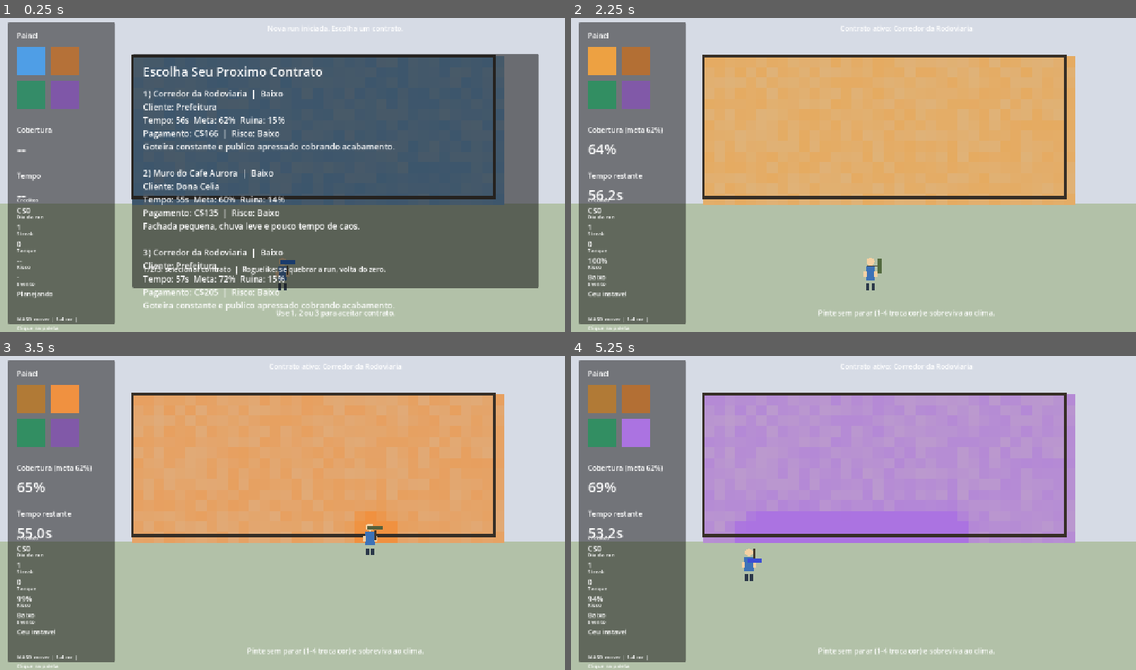
Above: before the commit, frames 1-4 (two rows, left to right).
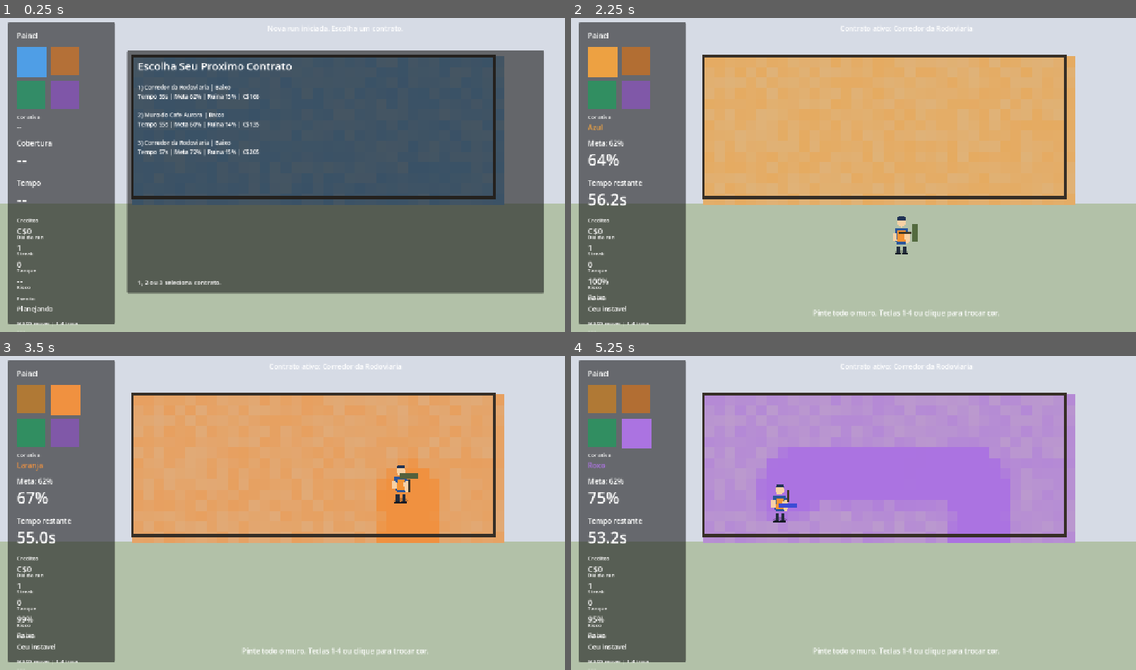
Above: after the commit, the same moments.

Repository: febiscaro/jogo
Game: Godot game, scene res://scenes/main.tscn
Two runs of this game, one before a commit and one after it. Both use one fixed random seed, a clock stepped at 60 frames per second and the inputs below.
Inputs (mouse positions are in pixels of both pictures, inside the frame that each line leads up to):
- Up to frame 1 (0.25 s): no input
- Up to frame 2 (2.25 s): tap Enter at 0.5, 1.35, 2 s; move the mouse to (977, 156) at 0.52 s; hold Right (ui_right) 0.53-1.28 s; tap R at 0.6 s; click (977, 156) at 0.67 s; tap Space at 0.77, 1.25, 1.52 s; move the mouse to (740, 187) at 1.27 s; hold Down (ui_down) 1.28-2.03 s; click (740, 187) at 1.42 s; move the mouse to (910, 102) at 2.02 s; hold Right (ui_right) from 2.03 s (still down); tap 1 at 2.1 s; click (910, 102) at 2.17 s
- Up to frame 3 (3.5 s): move the mouse to (254, 575) at 2.77 s; release Right (ui_right) at 2.78 s; hold Up (ui_up) from 2.78 s (still down); tap 2 at 2.85 s; click (254, 575) at 2.92 s; tap Space at 3.02 s
- Up to frame 4 (5.25 s): move the mouse to (1023, 560) at 3.52 s; release Up (ui_up) at 3.53 s; hold Left (ui_left) 3.53-5.03 s; tap 3 at 3.6 s; click (1023, 560) at 3.67 s; tap Space at 3.77, 4.52 s; move the mouse to (684, 462) at 4.27 s; tap 4 at 4.35 s; click (684, 462) at 4.42 s; move the mouse to (881, 509) at 5.02 s; hold Down (ui_down) from 5.03 s (still down); tap R at 5.1 s; click (881, 509) at 5.17 s

The runs differ from the first frame. In frame 1, 11% of the frame differs, in the area x 3-97%, y 9-100%; in frame 2, 2.4%; in frame 3, 4.4%; in frame 4, 11%.

Commit message:
fix: organiza UI, corrige paleta e libera pintura total

Diff:
--- a/scenes/player.tscn
+++ b/scenes/player.tscn
@@ -3,51 +3,81 @@
 [ext_resource type="Script" path="res://scripts/player.gd" id="1_3v80g"]
 
 [sub_resource type="CircleShape2D" id="CircleShape2D_a7yob"]
-radius = 16.0
+radius = 15.0
 
 [node name="Player" type="CharacterBody2D"]
-move_bounds = Rect2(250, 430, 840, 220)
+move_bounds = Rect2(260, 130, 820, 520)
 script = ExtResource("1_3v80g")
 
-[node name="Body" type="Polygon2D" parent="."]
-position = Vector2(0, -8)
-color = Color(0.24, 0.45, 0.72, 1)
-polygon = PackedVector2Array(-11, -16, 11, -16, 11, 15, -11, 15)
+[node name="Shadow" type="Polygon2D" parent="."]
+position = Vector2(0, 28)
+color = Color(0, 0, 0, 0.2)
+polygon = PackedVector2Array(-16, 0, -12, 4, 0, 6, 12, 4, 16, 0, 12, -4, 0, -6, -12, -4)
+
+[node name="Torso" type="Polygon2D" parent="."]
+position = Vector2(0, -9)
+color = Color(0.17, 0.34, 0.61, 1)
+polygon = PackedVector2Array(-14, -18, 14, -18, 16, 6, 10, 18, -10, 18, -16, 6)
+
+[node name="Vest" type="Polygon2D" parent="."]
+position = Vector2(0, -6)
+color = Color(0.96, 0.58, 0.2, 1)
+polygon = PackedVector2Array(-8, -14, 8, -14, 9, 10, -9, 10)
 
 [node name="Head" type="Polygon2D" parent="."]
-position = Vector2(0, -34)
-color = Color(0.96, 0.82, 0.64, 1)
-polygon = PackedVector2Array(0, -9, 7, -6, 9, 0, 7, 6, 0, 9, -7, 6, -9, 0, -7, -6)
+position = Vector2(0, -40)
+color = Color(0.97, 0.82, 0.65, 1)
+polygon = PackedVector2Array(0, -10, 7, -8, 10, -2, 10, 4, 6, 9, 0, 11, -6, 9, -10, 4, -10, -2, -7, -8)
+
+[node name="Cap" type="Polygon2D" parent="."]
+position = Vector2(0, -47)
+color = Color(0.13, 0.2, 0.33, 1)
+polygon = PackedVector2Array(-10, 2, 10, 2, 7, -6, -7, -6)
 
 [node name="ArmLeft" type="Polygon2D" parent="."]
-position = Vector2(-12, -12)
-color = Color(0.96, 0.82, 0.64, 1)
-polygon = PackedVector2Array(-4, -2, 4, -2, 4, 12, -4, 12)
+position = Vector2(-15, -12)
+color = Color(0.97, 0.82, 0.65, 1)
+polygon = PackedVector2Array(-4, -4, 4, -4, 5, 14, -5, 14)
 
 [node name="ArmRight" type="Polygon2D" parent="."]
-position = Vector2(12, -12)
-color = Color(0.96, 0.82, 0.64, 1)
-polygon = PackedVector2Array(-4, -2, 4, -2, 4, 12, -4, 12)
+position = Vector2(14, -14)
+color = Color(0.97, 0.82, 0.65, 1)
+polygon = PackedVector2Array(-4, -4, 4, -4, 5, 18, -5, 18)
 
 [node name="LegLeft" type="Polygon2D" parent="."]
-position = Vector2(-6, 14)
-color = Color(0.17, 0.22, 0.29, 1)
+position = Vector2(-7, 14)
+color = Color(0.14, 0.18, 0.24, 1)
 polygon = PackedVector2Array(-4, 0, 4, 0, 4, 16, -4, 16)
 
 [node name="LegRight" type="Polygon2D" parent="."]
-position = Vector2(6, 14)
-color = Color(0.17, 0.22, 0.29, 1)
+position = Vector2(7, 14)
+color = Color(0.14, 0.18, 0.24, 1)
 polygon = PackedVector2Array(-4, 0, 4, 0, 4, 16, -4, 16)
 
+[node name="BootLeft" type="Polygon2D" parent="."]
+position = Vector2(-7, 30)
+color = Color(0.08, 0.1, 0.14, 1)
+polygon = PackedVector2Array(-6, 0, 6, 0, 8, 4, -8, 4)
+
+[node name="BootRight" type="Polygon2D" parent="."]
+position = Vector2(7, 30)
+color = Color(0.08, 0.1, 0.14, 1)
+polygon = PackedVector2Array(-6, 0, 6, 0, 8, 4, -8, 4)
+
+[node name="RollerArm" type="Polygon2D" parent="."]
+position = Vector2(9, -11)
+color = Color(0.97, 0.82, 0.65, 1)
+polygon = PackedVector2Array(-4, -3, 4, -3, 8, 18, 1, 19)
+
 [node name="Roller" type="Polygon2D" parent="."]
-position = Vector2(12, -24)
-color = Color(0.27, 0.22, 0.17, 1)
-polygon = PackedVector2Array(-2, 20, 2, 20, 2, -2, -2, -2)
+position = Vector2(18, -16)
+color = Color(0.26, 0.22, 0.16, 1)
+polygon = PackedVector2Array(-2, 24, 2, 24, 2, -4, -2, -4)
 
 [node name="Foam" type="Polygon2D" parent="Roller"]
-position = Vector2(0, -4)
+position = Vector2(0, -6)
 color = Color(0.35, 0.66, 0.95, 1)
-polygon = PackedVector2Array(-17, 0, 17, 0, 17, -10, -17, -10)
+polygon = PackedVector2Array(-20, 0, 20, 0, 20, -12, -20, -12)
 
 [node name="CollisionShape2D" type="CollisionShape2D" parent="."]
 shape = SubResource("CircleShape2D_a7yob")
--- a/scripts/game.gd
+++ b/scripts/game.gd
@@ -36,6 +36,7 @@
 
 var _palette: Array[Color] = []
 var _selected_color_index: int = 0
+var color_value: Label
 
 var money_value: Label
 var day_value: Label
@@ -103,6 +104,15 @@
 		_process_contract(delta)
 	elif _state == STATE_RUN_OVER:
 		queue_redraw()
+
+
+func _input(event: InputEvent) -> void:
+	if _state != STATE_IN_CONTRACT:
+		return
+	if event is InputEventMouseButton:
+		var mouse_event = event as InputEventMouseButton
+		if mouse_event.button_index == MOUSE_BUTTON_LEFT and mouse_event.pressed:
+			_pick_color_by_mouse(mouse_event.position)
 
 
 func _unhandled_input(event: InputEvent) -> void:
@@ -132,11 +142,6 @@
 		):
 			_start_new_run()
 
-	if event is InputEventMouseButton:
-		var mouse_event = event as InputEventMouseButton
-		if mouse_event.button_index == MOUSE_BUTTON_LEFT and mouse_event.pressed and _state == STATE_IN_CONTRACT:
-			_pick_color_by_mouse(mouse_event.position)
-
 
 func _draw() -> void:
 	for drop in _drops:
@@ -154,35 +159,53 @@
 
 func _setup_ui() -> void:
 	title_label.text = "Painel"
+	sidebar.self_modulate = Color(0.94, 0.95, 0.96, 0.98)
+	coverage_title.offset_top = 262.0
+	coverage_title.offset_bottom = 284.0
+	coverage_value.offset_top = 286.0
+	coverage_value.offset_bottom = 334.0
+	coverage_value.add_theme_font_size_override("font_size", 36)
+	time_title.offset_top = 352.0
+	time_title.offset_bottom = 374.0
+	time_value.offset_top = 376.0
+	time_value.offset_bottom = 424.0
+	time_value.add_theme_font_size_override("font_size", 36)
 	help_label.layout_mode = 0
 	help_label.offset_left = 20.0
-	help_label.offset_top = 664.0
+	help_label.offset_top = 674.0
 	help_label.offset_right = 180.0
 	help_label.offset_bottom = 698.0
 	help_label.add_theme_font_size_override("font_size", 12)
 	help_label.autowrap_mode = TextServer.AUTOWRAP_WORD_SMART
-	help_label.text = "WASD mover | 1-4 cor | Clique na paleta"
-
-	money_value = _ensure_stat_label("MoneyValue", 20.0, 414.0, 180.0, 438.0, 17)
-	day_value = _ensure_stat_label("DayValue", 20.0, 452.0, 180.0, 476.0, 17)
-	streak_value = _ensure_stat_label("StreakValue", 20.0, 490.0, 180.0, 514.0, 17)
-	paint_value = _ensure_stat_label("PaintValue", 20.0, 528.0, 180.0, 552.0, 17)
-	risk_value = _ensure_stat_label("RiskValue", 20.0, 566.0, 180.0, 590.0, 15)
-	event_value = _ensure_stat_label("EventValue", 20.0, 604.0, 180.0, 628.0, 15)
-
-	_ensure_stat_label("MoneyTitle", 20.0, 394.0, 180.0, 414.0, 12).text = "Creditos"
-	_ensure_stat_label("DayTitle", 20.0, 432.0, 180.0, 452.0, 12).text = "Dia da run"
-	_ensure_stat_label("StreakTitle", 20.0, 470.0, 180.0, 490.0, 12).text = "Streak"
-	_ensure_stat_label("PaintTitle", 20.0, 508.0, 180.0, 528.0, 12).text = "Tanque"
-	_ensure_stat_label("RiskTitle", 20.0, 546.0, 180.0, 566.0, 12).text = "Risco"
-	_ensure_stat_label("EventTitle", 20.0, 584.0, 180.0, 604.0, 12).text = "Evento"
-
-	choice_panel = _ensure_panel("ChoicePanel", 300.0, 90.0, 1220.0, 620.0)
-	choice_panel.self_modulate = Color(0.95, 0.96, 0.98, 0.95)
-	choice_title = _ensure_panel_label(choice_panel, "ChoiceTitle", 24.0, 20.0, 796.0, 56.0, 28)
-	choice_body = _ensure_panel_label(choice_panel, "ChoiceBody", 24.0, 76.0, 796.0, 460.0, 19)
+	help_label.text = "WASD mover | 1-4 troca cor"
+
+	for swatch in [swatch_blue, swatch_orange, swatch_green, swatch_purple]:
+		swatch.mouse_default_cursor_shape = Control.CURSOR_POINTING_HAND
+
+	_ensure_stat_label("ColorTitle", 20.0, 206.0, 180.0, 226.0, 12).text = "Cor ativa"
+	color_value = _ensure_stat_label("ColorValue", 20.0, 226.0, 180.0, 252.0, 16)
+
+	money_value = _ensure_stat_label("MoneyValue", 20.0, 460.0, 180.0, 486.0, 18)
+	day_value = _ensure_stat_label("DayValue", 20.0, 498.0, 180.0, 524.0, 18)
+	streak_value = _ensure_stat_label("StreakValue", 20.0, 536.0, 180.0, 562.0, 18)
+	paint_value = _ensure_stat_label("PaintValue", 20.0, 574.0, 180.0, 600.0, 18)
+	risk_value = _ensure_stat_label("RiskValue", 20.0, 612.0, 180.0, 636.0, 15)
+	event_value = _ensure_stat_label("EventValue", 20.0, 638.0, 180.0, 662.0, 15)
+
+	_ensure_stat_label("MoneyTitle", 20.0, 440.0, 180.0, 460.0, 12).text = "Creditos"
+	_ensure_stat_label("DayTitle", 20.0, 478.0, 180.0, 498.0, 12).text = "Dia da run"
+	_ensure_stat_label("StreakTitle", 20.0, 516.0, 180.0, 536.0, 12).text = "Streak"
+	_ensure_stat_label("PaintTitle", 20.0, 554.0, 180.0, 574.0, 12).text = "Tanque"
+	_ensure_stat_label("RiskTitle", 20.0, 592.0, 180.0, 612.0, 12).text = "Risco"
+	_ensure_stat_label("EventTitle", 20.0, 618.0, 180.0, 638.0, 12).text = "Evento"
+
+	choice_panel = _ensure_panel("ChoicePanel", 288.0, 82.0, 1232.0, 632.0)
+	choice_panel.self_modulate = Color(0.93, 0.94, 0.96, 1.0)
+	choice_title = _ensure_panel_label(choice_panel, "ChoiceTitle", 24.0, 18.0, 910.0, 56.0, 24)
+	choice_body = _ensure_panel_label(choice_panel, "ChoiceBody", 24.0, 74.0, 910.0, 508.0, 13)
+	choice_body.clip_text = true
 	choice_body.autowrap_mode = TextServer.AUTOWRAP_WORD_SMART
-	choice_hint = _ensure_panel_label(choice_panel, "ChoiceHint", 24.0, 476.0, 796.0, 518.0, 16)
+	choice_hint = _ensure_panel_label(choice_panel, "ChoiceHint", 24.0, 516.0, 910.0, 546.0, 14)
 
 	top_status.horizontal_alignment = HORIZONTAL_ALIGNMENT_CENTER
 	center_message.horizontal_alignment = HORIZONTAL_ALIGNMENT_CENTER
@@ -291,6 +314,9 @@
 		return
 	_selected_color_index = clampi(index, 0, _palette.size() - 1)
 	var selected_color = _palette[_selected_color_index]
+	if color_value != null:
+		color_value.text = _get_palette_name(_selected_color_index)
+		color_value.modulate = selected_color
 
 	if wall.has_method("set_paint_color"):
 		wall.call("set_paint_color", selected_color)
@@ -305,8 +331,23 @@
 	for i in range(swatches.size()):
 		if i == _selected_color_index:
 			swatches[i].self_modulate = Color(1.0, 1.0, 1.0, 1.0)
+			swatches[i].scale = Vector2(1.06, 1.06)
 		else:
 			swatches[i].self_modulate = Color(0.76, 0.76, 0.76, 0.95)
+			swatches[i].scale = Vector2.ONE
+
+
+func _get_palette_name(index: int) -> String:
+	match index:
+		0:
+			return "Azul"
+		1:
+			return "Laranja"
+		2:
+			return "Verde"
+		3:
+			return "Roxo"
+	return "Cor"
 
 
 func _start_new_run() -> void:
@@ -341,6 +382,7 @@
 	_drops.clear()
 	_contracts_offered = _generate_contract_offers()
 	_selected_contract = {}
+	_set_player_visible(false)
 
 	if player.has_method("set_game_active"):
 		player.call("set_game_active", false)
@@ -351,11 +393,14 @@
 	coverage_value.text = "--"
 	time_title.text = "Tempo"
 	time_value.text = "--"
+	color_value.text = "--"
+	color_value.modulate = Color(1.0, 1.0, 1.0, 1.0)
 	risk_value.text = "-"
 	event_value.text = "Planejando"
 
 	top_status.text = message
-	center_message.text = "Use 1, 2 ou 3 para aceitar contrato."
+	center_message.visible = false
+	center_message.text = ""
 	_show_contract_choices()
 	_update_sidebar_meta()
 	queue_redraw()
@@ -371,7 +416,7 @@
 		lines.append(_format_contract(i, contract))
 
 	choice_body.text = "\n\n".join(lines)
-	choice_hint.text = "1/2/3: selecionar contrato  |  Roguelike: se quebrar a run, volta do zero."
+	choice_hint.text = "1, 2 ou 3 seleciona contrato."
 
 
 func _pick_contract(index: int) -> void:
@@ -401,6 +446,16 @@
 	elif wall.has_method("set_paint_color"):
 		wall.call("set_paint_color", config["paint_color"])
 
+	var wall_rect: Rect2 = wall.call("get_wall_rect_global")
+	if player.has_method("set_move_bounds_from_wall"):
+		player.call("set_move_bounds_from_wall", wall_rect)
+	if player is Node2D:
+		var player_node = player as Node2D
+		player_node.global_position = Vector2(
+			wall_rect.position.x + (wall_rect.size.x * 0.5),
+			wall_rect.end.y + 96.0
+		)
+
 	if player.has_method("set_game_active"):
 		player.call("set_game_active", true)
 	if player.has_method("apply_run_modifiers"):
@@ -419,10 +474,12 @@
 		swatch_purple.color,
 	]
 	_set_selected_color(0)
+	_set_player_visible(true)
 
 	choice_panel.visible = false
+	center_message.visible = true
 	top_status.text = "Contrato ativo: %s" % _selected_contract.get("title", "Sem nome")
-	center_message.text = "Pinte sem parar (1-4 troca cor) e sobreviva ao clima."
+	center_message.text = "Pinte todo o muro. Teclas 1-4 ou clique para trocar cor."
 	_update_sidebar_meta()
 	queue_redraw()
 
@@ -444,7 +501,7 @@
 	var total_cells = maxi(1, int(wall.call("get_total_cells")))
 	var fracture_ratio = float(bad_cells) / float(total_cells)
 
-	if coverage <= fail_threshold or fracture_ratio >= 0.90:
+	if coverage <= fail_threshold or fracture_ratio >= 0.94:
 		_fail_run("O muro cedeu sob a chuva acida.", coverage, lowest)
 		return
 
@@ -461,7 +518,7 @@
 func _update_drops(delta: float) -> void:
 	var wall_rect: Rect2 = wall.call("get_wall_rect_global")
 	var duration = maxf(1.0, float(_selected_contract.get("duration", 60.0)))
-	var pressure = 1.0 + (_elapsed / duration) * 0.25 + float(maxi(0, _run_day - 1)) * 0.03
+	var pressure = 1.0 + (_elapsed / duration) * 0.20 + float(maxi(0, _run_day - 1)) * 0.02
 	var event_spawn_mult = _event_value("spawn_mult", 1.0)
 	var event_speed_mult = _event_value("speed_mult", 1.0)
 	var event_radius_mult = _event_value("radius_mult", 1.0)
@@ -470,7 +527,7 @@
 	var drop_interval_mult = float(_run_modifiers.get("drop_interval_mult", 1.0))
 
 	var base_interval = float(_selected_contract.get("drop_interval", 0.52))
-	var spawn_interval = maxf(0.16, (base_interval * drop_interval_mult) / (pressure * event_spawn_mult))
+	var spawn_interval = maxf(0.22, (base_interval * drop_interval_mult) / (pressure * event_spawn_mult))
 
 	_drop_timer -= delta
 	while _drop_timer <= 0.0:
@@ -478,7 +535,7 @@
 		_drop_timer += spawn_interval
 
 	var melt_resist = clampf(float(_run_modifiers.get("melt_resist", 0.0)), 0.0, 0.82)
-	var damage_scale = maxf(0.05, event_damage_mult * (1.0 - melt_resist) * 0.32)
+	var damage_scale = maxf(0.04, event_damage_mult * (1.0 - melt_resist) * 0.22)
 
 	for i in range(_drops.size() - 1, -1, -1):
 		var drop: Dictionary = _drops[i]
@@ -576,7 +633,7 @@
 
 
 func _update_contract_hud(coverage: float, duration: float, target: float) -> void:
-	coverage_title.text = "Cobertura (meta %d%%)" % int(round(target * 100.0))
+	coverage_title.text = "Meta: %d%%" % int(round(target * 100.0))
 	coverage_value.text = "%d%%" % int(round(coverage * 100.0))
 	var remaining = maxf(0.0, duration - _elapsed)
 	time_title.text = "Tempo restante"
@@ -596,6 +653,7 @@
 	_drops.clear()
 	if player.has_method("set_game_active"):
 		player.call("set_game_active", false)
+	_set_player_visible(false)
 
 	var base_payout = int(_selected_contract.get("payout", 100))
 	var quality = clampf((coverage - target) * 2.4, 0.0, 0.9)
@@ -611,7 +669,8 @@
 	_run_day += 1
 
 	top_status.text = "Contrato entregue! +C$%d" % payout
-	center_message.text = "Excelente. Agora escolha um upgrade para a run."
+	center_message.visible = false
+	center_message.text = ""
 	_enter_upgrade_selection()
 
 
@@ -621,6 +680,7 @@
 	_drops.clear()
 	if player.has_method("set_game_active"):
 		player.call("set_game_active", false)
+	_set_player_visible(false)
 
 	_meta_total_runs += 1
 	_meta_total_credits += _run_credits_earned
@@ -630,7 +690,8 @@
 
 	top_status.text = "RUN QUEBRADA"
 	top_status.modulate = Color(1.0, 0.48, 0.44, 1.0)
-	center_message.text = "Pressione R, ENTER ou ESPACO para iniciar nova run."
+	center_message.visible = false
+	center_message.text = ""
 
 	choice_panel.visible = true
 	choice_title.text = "Resumo da Run"
@@ -667,6 +728,8 @@
 		return
 
 	_state = STATE_UPGRADE_SELECT
+	_set_player_visible(false)
+	center_message.visible = false
 	choice_panel.visible = true
 	choice_title.text = "Escolha Um Upgrade"
 
@@ -676,7 +739,7 @@
 		lines.append("%d) %s\n%s" % [i + 1, upgrade.get("name", "Upgrade"), upgrade.get("description", "")])
 
 	choice_body.text = "\n\n".join(lines)
-	choice_hint.text = "1/2/3: aplicar upgrade e continuar a run"
+	choice_hint.text = "1, 2 ou 3 aplica upgrade."
 	coverage_title.text = "Cobertura"
 	time_title.text = "Tempo"
 	_update_sidebar_meta()
@@ -689,7 +752,6 @@
 	var upgrade: Dictionary = _upgrades_offered[index]
 	_apply_upgrade(upgrade)
 	top_status.text = "Upgrade ativo: %s" % upgrade.get("name", "")
-	center_message.text = "Run fortalecida. Novos contratos liberados."
 	_enter_contract_selection("Escolha o proximo contrato.")
 
 
@@ -817,23 +879,23 @@
 
 func _format_contract(index: int, contract: Dictionary) -> String:
 	return (
-		"%d) %s  |  %s\n"
-		+ "Cliente: %s\n"
-		+ "Tempo: %.0fs  Meta: %d%%  Ruina: %d%%\n"
-		+ "Pagamento: C$%d  |  Risco: %s\n"
-		+ "%s"
+		"%d) %s | %s\n"
+		+ "Tempo %.0fs | Meta %d%% | Ruina %d%% | C$%d"
 	) % [
 		index + 1,
 		contract.get("title", "Contrato"),
 		contract.get("risk_label", ""),
-		contract.get("client", "Cliente"),
 		float(contract.get("duration", 60.0)),
 		int(round(float(contract.get("target_coverage", 0.7)) * 100.0)),
 		int(round(float(contract.get("fail_coverage", 0.2)) * 100.0)),
 		int(contract.get("payout", 0)),
-		contract.get("risk_label", ""),
-		contract.get("description", ""),
 	]
+
+
+func _set_player_visible(value: bool) -> void:
+	if player is CanvasItem:
+		var canvas_player = player as CanvasItem
+		canvas_player.visible = value
 
 
 func _update_sidebar_meta() -> void:
--- a/scripts/player.gd
+++ b/scripts/player.gd
@@ -1,12 +1,12 @@
 extends CharacterBody2D
 
 @export var base_speed: float = 290.0
-@export var move_bounds: Rect2 = Rect2(250.0, 430.0, 840.0, 220.0)
-@export var base_paint_radius: float = 66.0
-@export var base_paint_strength_per_second: float = 4.0
-@export var base_paint_capacity: float = 220.0
-@export var base_paint_regen_per_second: float = 30.0
-@export var base_paint_drain_per_second: float = 7.0
+@export var move_bounds: Rect2 = Rect2(260.0, 130.0, 820.0, 520.0)
+@export var base_paint_radius: float = 78.0
+@export var base_paint_strength_per_second: float = 6.2
+@export var base_paint_capacity: float = 260.0
+@export var base_paint_regen_per_second: float = 36.0
+@export var base_paint_drain_per_second: float = 5.2
 
 @onready var roller: Node2D = $Roller
 @onready var foam: Polygon2D = $Roller/Foam
@@ -54,6 +54,18 @@
 
 func refill_paint() -> void:
 	_paint_amount = _paint_capacity
+
+
+func set_move_bounds_from_wall(wall_rect: Rect2) -> void:
+	var margin_x = 42.0
+	var top = wall_rect.position.y + 24.0
+	var bottom = wall_rect.end.y + 230.0
+	move_bounds = Rect2(
+		wall_rect.position.x - margin_x,
+		top,
+		wall_rect.size.x + (margin_x * 2.0),
+		maxf(120.0, bottom - top)
+	)
 
 
 func set_paint_color(color: Color) -> void:
